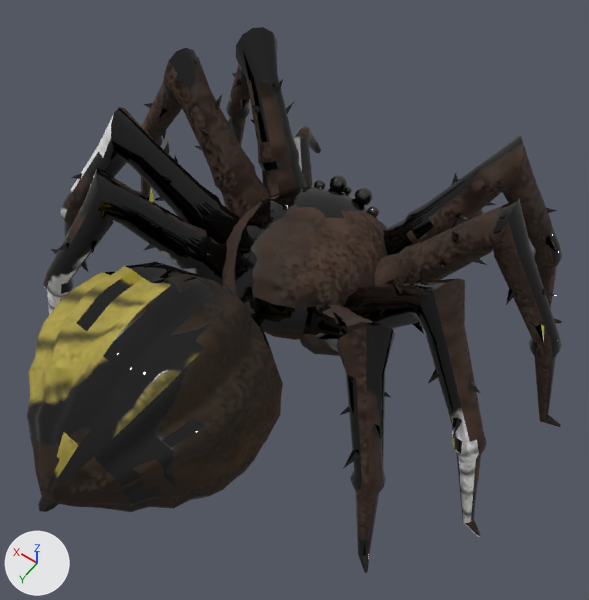
Before and after pictures for a commit that changed the Blender file source/blender/blend/spider_sniper.blend.
Both versions are drawn from a 50 mm camera at (-0.885, 1.044, 2.098) aimed at (-0.092, -0.067, 0.353). Arrows for +X, +Y and +Z are at lower left; the lights stay in place. The older version comes first.

In view in the first picture: 'spider_sniper_Mesh'.
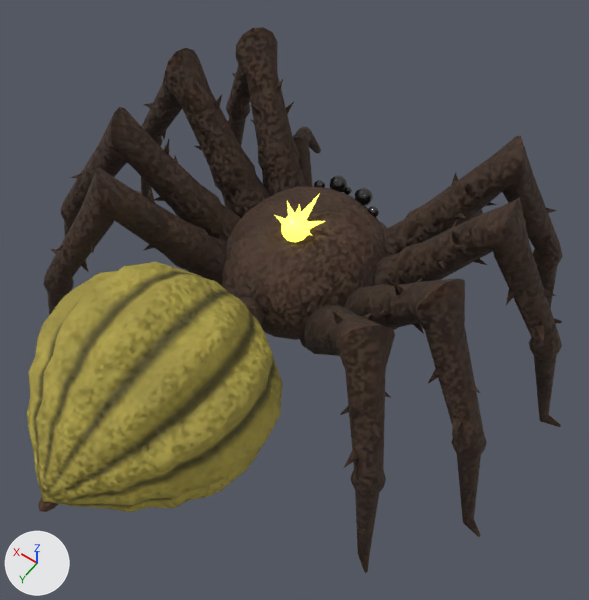
Pixel boxes (x1, y1, x2, y2) of what changed, in the pictures (589 x 600 px):
part 1 of me_spider_sniper_mesh, added (yellow)
    after: (281, 215, 309, 242)
part 2 of me_spider_sniper_mesh, added (yellow)
    after: (275, 193, 325, 235)
part 3 of me_spider_sniper_mesh, surface changed (lighter)
    both: (27, 27, 563, 566)

Patch to the scene script:
```diff
--- a/source/blender/blend/spider_sniper.blend.py
+++ b/source/blender/blend/spider_sniper.blend.py
@@ mat_m_flash @@
+mat_m_flash = bpy.data.materials.new('M_Flash')
+# colours: yellow #fff754
+# uses the picture img_spider_sniper_mesh_color_jpg
+# uses the picture img_spider_sniper_mesh_normal_jpg
+# uses the picture img_spider_sniper_mesh_orm_jpg
@@ me_spider_sniper_mesh @@
 # used by ob_spider_sniper_mesh; location = (0.0, -0.25, 0.28)
-me_spider_sniper_mesh.from_pydata(...)  # 3828 vertices, 4088 faces; spans x -0.83..0.83, y -0.53..1.02, z -0.29..0.45
+me_spider_sniper_mesh.from_pydata(...)  # 3922 vertices, 4190 faces; spans x -0.83..0.83, y -0.53..1.02, z -0.29..0.45
+# me_spider_sniper_mesh part 1: a new loose piece, a UV sphere (10 segments, 6 rings, poles along z) spanning x -0.038..0.038, y 0.01..0.09, z 0.142..0.222, in mat_m_flash
+# me_spider_sniper_mesh part 2
+# 42 vertices are added at x -0.07..0.07, y -0.07..0.09, z 0.17..0.26
+# 42 new faces join them, mat_m_flash
+# me_spider_sniper_mesh part 3: 4087 kept faces spanning x -0.83..0.83, y -0.53..1.02, z -0.29..0.45 get new texture (UV) coordinates
 me_spider_sniper_mesh.materials.append(mat_m_brown)
@@ me_spider_sniper_mesh @@
 me_spider_sniper_mesh.materials.append(mat_m_eye)
+me_spider_sniper_mesh.materials.append(mat_m_flash)
```
